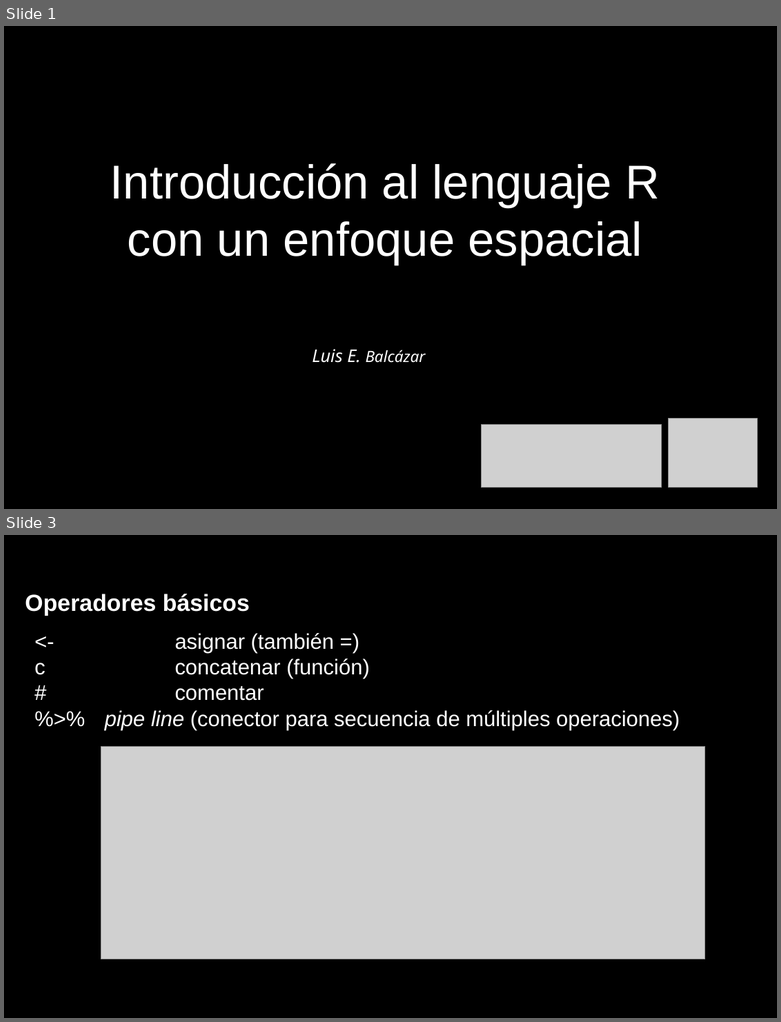
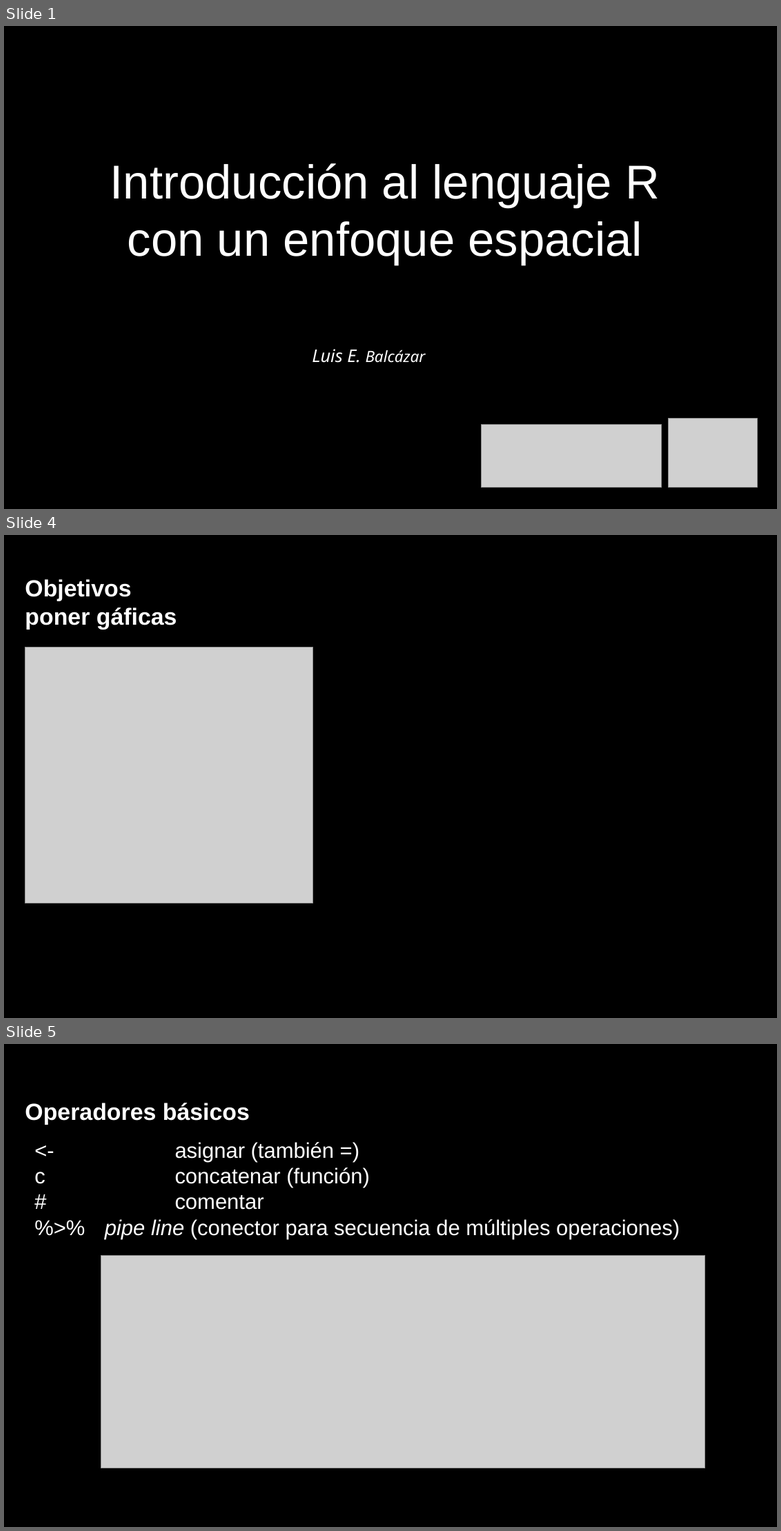
Before and after one commit to lebalcazar/R_IITCA, a slide deck: Presentacion/presentacion_01.odp. Shown one above the other, each under a label of ours: slides 1 and 3 before the commit, slides 1, 4 and 5 after it; the slides between them are not shown. The pictures are 781x1022 and 781x1531 pixels, drawn with LibreOffice and Linux fonts; fonts in the diff are those of the drawing; grey boxes stand for pictures. Boxes give left, top, right and bottom in pixels: in the first picture for what was removed or moved away, otherwise in the second. Text is boxed around its words. In the diff, an @@ line names an element or a change of style, - is before the commit and + after.

```diff
--- a/Presentacion/presentacion_01.odp
+++ b/Presentacion/presentacion_01.odp
@@ slide 4 added at <box>4,535,777,1018</box>, background #000000 @@
@@ title added at <box>25,579,177,630</box>, 24 pt, text #FFFFFF, bold @@
+Objetivos
+poner gáficas
@@ picture added at <box>25,647,312,903</box> @@
@@ what was slide 3 is now slide 5 @@
```
Also in this commit, not shown: 2 slides changed, 5 other slides added, 3 slides removed, 1 other file.
